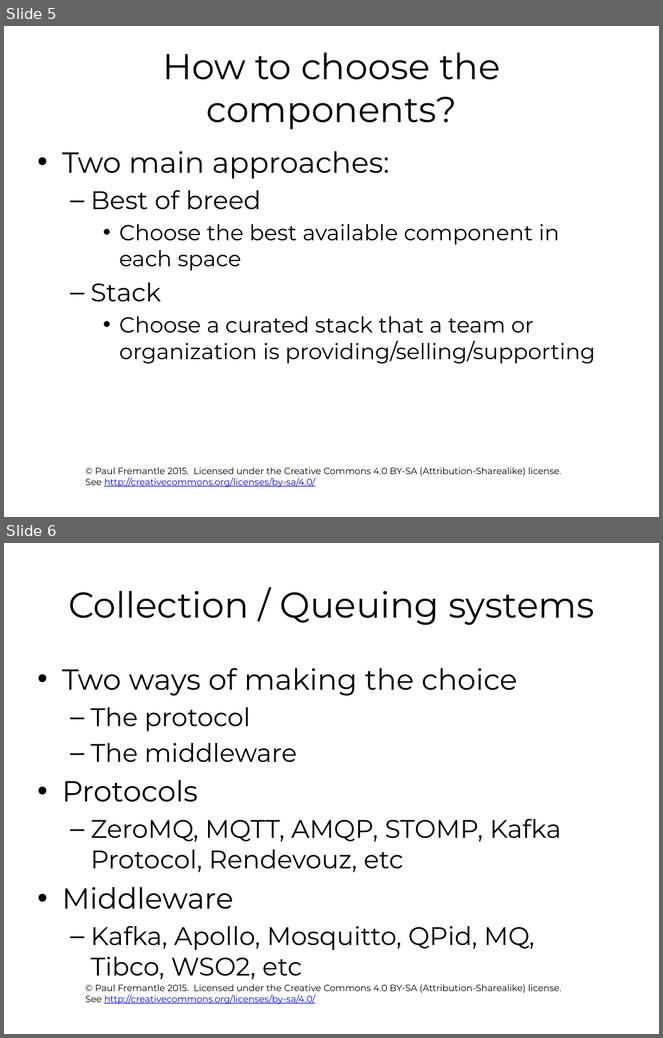
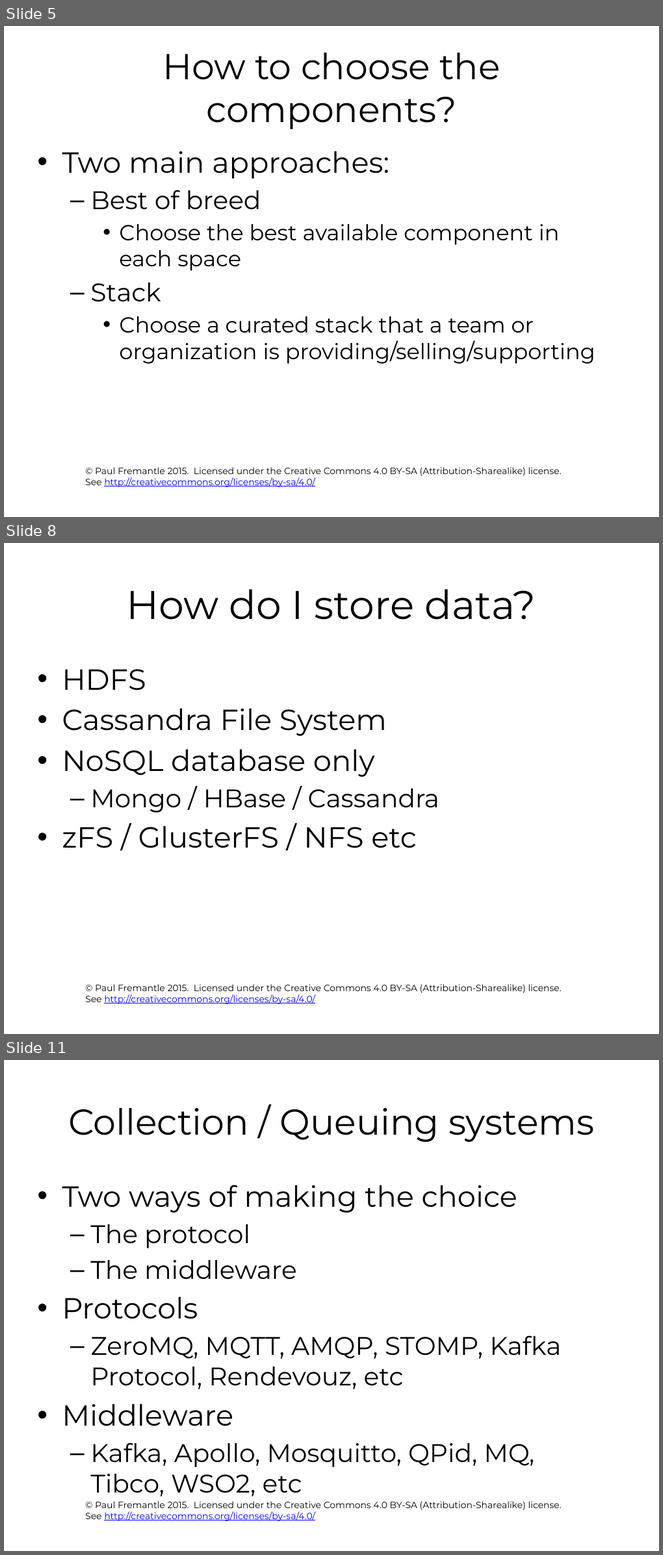
Before and after one commit to pzfreo/ox-clo, a slide deck: pres-source/12-big-data-recap.pptx. Shown one above the other, each under a label of ours: slides 5 and 6 before the commit, slides 5, 8 and 11 after it; the slides between them are not shown. The pictures are 663x1038 and 663x1555 pixels, drawn with LibreOffice and Linux fonts; fonts in the diff are those of the drawing; background and template pictures are left out. Boxes give left, top, right and bottom in pixels: in the first picture for what was removed or moved away, otherwise in the second. Text is boxed around its words. In the diff, an @@ line names an element or a change of style, - is before the commit and + after.

```diff
--- a/pres-source/12-big-data-recap.pptx
+++ b/pres-source/12-big-data-recap.pptx
@@ slide 8 added at <box>4,543,659,1034</box>, background #FFFFFF; not listed: 1 template element that a slide beside it also shows @@
@@ title added at <box>126,589,536,620</box>, 44 pt, text #000000 @@
+How do I store data?
@@ text added at <box>62,669,440,849</box>, 32 pt, text #000000 @@
+• HDFS
+• Cassandra File System
+• NoSQL database only
+  – Mongo / HBase / Cassandra
+• zFS / GlusterFS / NFS etc
@@ what was slide 6 is now slide 11 @@
```
Also in this commit, not shown: 1 slide changed, 5 other slides added, 1 slide removed, 11 other files.
